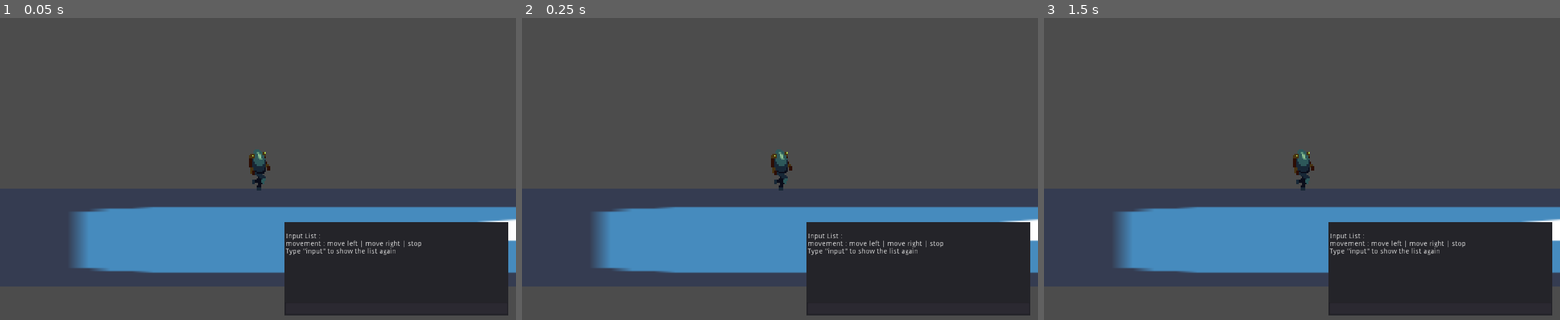
Above: before the commit, frames 1-3 (left to right).
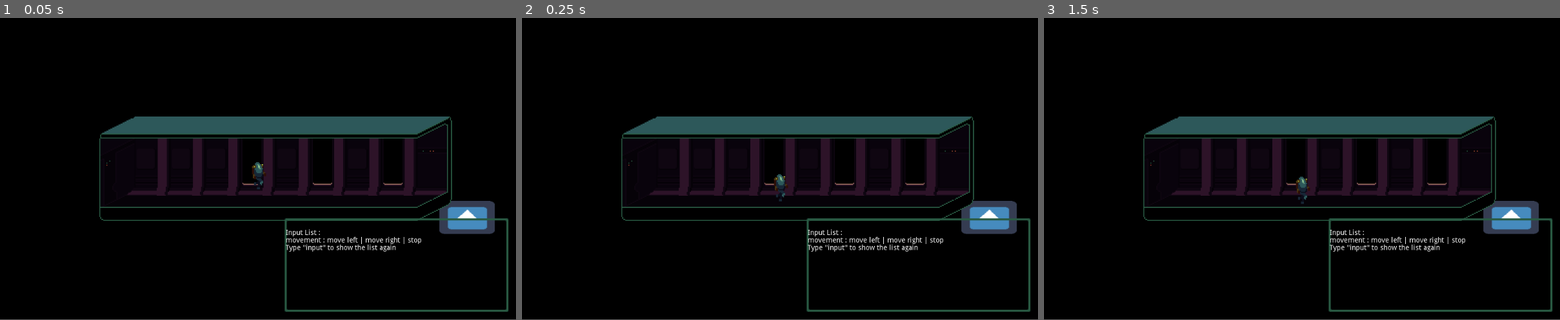
Above: after the commit, the same moments.

Repository: GustavoMarciano/LD41
Game: Godot game, scene res://levels/testlevel/TestLevel.tscn
The game is run twice, just before and just after one commit, with the same random seed, the same clock (stepped at 60 frames per second) and the same inputs. This scene is started directly instead of the project's main scene. The engine's default icon, where the game draws it, is replaced by a stand-in: a white triangle on a blue panel in a dark square.
Inputs:
- Up to frame 1 (0.05 s): no input
- Up to frame 2 (0.25 s): no input
- Up to frame 3 (1.5 s): tap Enter at 0.5 s; tap Space at 1.25 s
In our replay, the window is 800x469 before the commit and 800x468 after it. These sizes can differ from the game's own. Grey fills any space a smaller window leaves; there, only what the larger window draws over its background counts as a difference.

The runs differ from the first frame. In frame 1, 99% of the frame differs, in the area x 0-100%, y 0-100%; in frame 2, 99%; in frame 3, 99%.

Commit message:
Add files via upload

Diff:
--- a/characters/player/Player.gd
+++ b/characters/player/Player.gd
@@ -1,4 +1,6 @@
 extends KinematicBody2D
+
+var prev_frame = 0
 
 var dir= Vector2()
 var walk = Vector2()
@@ -13,6 +15,12 @@
 	pass
 
 func _physics_process(delta):
+	if prev_frame != $icon.frame:
+		if $icon.frame == 2:
+			$r_foot.play()
+		if $icon.frame == 5:
+			$l_foot.play()
+		prev_frame = $icon.frame
 
 	walk = dir * 50
 	walk = move_and_slide(walk,up)
@@ -34,4 +42,3 @@
 		"stop":
 			dir = stop
 			$Animations.stop()
-	pass
--- a/characters/player/Player.tscn
+++ b/characters/player/Player.tscn
@@ -1,8 +1,10 @@
-[gd_scene load_steps=9 format=2]
+[gd_scene load_steps=11 format=2]
 
 [ext_resource path="res://characters/player/Player.gd" type="Script" id=1]
 [ext_resource path="res://interface/HUD.tscn" type="PackedScene" id=2]
 [ext_resource path="res://characters/player/player.png" type="Texture" id=3]
+[ext_resource path="res://characters/player/footstep_r.wav" type="AudioStream" id=4]
+[ext_resource path="res://characters/player/footstep_l.wav" type="AudioStream" id=5]
 
 [sub_resource type="CapsuleShape2D" id=1]
 
@@ -53,9 +55,8 @@
 "values": [ true ]
 }
 
-[sub_resource type="Animation" id=4]
-
-resource_name = "Walk Right"
+[sub_resource type="Animation" id=5]
+
 length = 0.7
 loop = true
 step = 0.1
@@ -69,7 +70,7 @@
 "times": PoolRealArray( 0, 0.1, 0.2, 0.3, 0.4, 0.5, 0.6 ),
 "transitions": PoolRealArray( 1, 1, 1, 1, 1, 1, 1 ),
 "update": 1,
-"values": [ 6, 1, 2, 3, 4, 5, 6 ]
+"values": [ 0, 1, 2, 3, 4, 5, 6 ]
 }
 tracks/1/type = "value"
 tracks/1/path = NodePath("icon:flip_h")
@@ -105,7 +106,7 @@
 anchor_mode = 1
 rotating = false
 current = true
-zoom = Vector2( 0.33, 0.33 )
+zoom = Vector2( 0.5, 0.5 )
 limit_left = -10000000
 limit_top = -10000000
 limit_right = 10000000
@@ -179,6 +180,22 @@
 playback_process_mode = 1
 playback_default_blend_time = 0.0
 playback_speed = 1.0
-"anims/Walk Left" = SubResource( 5 )
-"anims/Walk Right" = SubResource( 4 )
+"anims/Walk Left" = SubResource( 4 )
+"anims/Walk Right" = SubResource( 5 )
 blend_times = [  ]
+
+[node name="r_foot" type="AudioStreamPlayer" parent="." index="7"]
+
+stream = ExtResource( 4 )
+volume_db = 0.0
+autoplay = false
+mix_target = 0
+bus = "Master"
+
+[node name="l_foot" type="AudioStreamPlayer" parent="." index="8"]
+
+stream = ExtResource( 5 )
+volume_db = 0.0
+autoplay = false
+mix_target = 0
+bus = "Master"
--- a/interface/HUD.tscn
+++ b/interface/HUD.tscn
@@ -1,6 +1,34 @@
-[gd_scene load_steps=2 format=2]
+[gd_scene load_steps=5 format=2]
 
-[ext_resource path="res://interface/RichTextLabel.gd" type="Script" id=1]
+[ext_resource path="res://skins/console.png" type="Texture" id=1]
+[ext_resource path="res://interface/RichTextLabel.gd" type="Script" id=2]
+
+[sub_resource type="StyleBoxTexture" id=1]
+
+content_margin_left = -1.0
+content_margin_right = -1.0
+content_margin_top = -1.0
+content_margin_bottom = -1.0
+texture = ExtResource( 1 )
+region_rect = Rect2( 0, 0, 16, 16 )
+margin_left = 6.0
+margin_right = 6.0
+margin_top = 6.0
+margin_bottom = 6.0
+expand_margin_left = 0.0
+expand_margin_right = 0.0
+expand_margin_top = 0.0
+expand_margin_bottom = 0.0
+modulate_color = Color( 1, 1, 1, 1 )
+draw_center = true
+_sections_unfolded = [ "Margin" ]
+
+[sub_resource type="StyleBoxEmpty" id=2]
+
+content_margin_left = -1.0
+content_margin_right = -1.0
+content_margin_top = -1.0
+content_margin_bottom = -1.0
 
 [node name="HUD" type="CanvasLayer"]
 
@@ -10,33 +38,52 @@
 scale = Vector2( 1, 1 )
 transform = Transform2D( 1, 0, 0, 1, 0, 0 )
 
-[node name="Panel" type="Panel" parent="." index="0"]
+[node name="Top" type="Panel" parent="." index="0"]
 
-anchor_left = 0.0
-anchor_top = 0.0
-anchor_right = 0.0
-anchor_bottom = 0.0
-margin_left = 565.0
-margin_top = 405.0
-margin_right = 1009.0
-margin_bottom = 591.0
+anchor_left = 1.0
+anchor_top = 1.0
+anchor_right = 1.0
+anchor_bottom = 1.0
+grow_horizontal = 0
+grow_vertical = 0
 rect_pivot_offset = Vector2( 0, 0 )
 rect_clip_content = false
 mouse_filter = 0
 mouse_default_cursor_shape = 0
 size_flags_horizontal = 1
 size_flags_vertical = 1
+custom_styles/panel = SubResource( 1 )
+_sections_unfolded = [ "Anchor", "Grow Direction", "Margin", "Size Flags", "Theme", "custom_styles" ]
 
-[node name="RichTextLabel" type="RichTextLabel" parent="." index="1"]
+[node name="Panel" type="Panel" parent="Top" index="0"]
 
 anchor_left = 0.0
 anchor_top = 0.0
 anchor_right = 0.0
 anchor_bottom = 0.0
-margin_left = 567.0
-margin_top = 412.0
-margin_right = 1009.0
-margin_bottom = 564.0
+margin_left = -459.0
+margin_top = -201.0
+margin_right = -15.0
+margin_bottom = -15.0
+rect_pivot_offset = Vector2( 0, 0 )
+rect_clip_content = false
+mouse_filter = 0
+mouse_default_cursor_shape = 0
+size_flags_horizontal = 1
+size_flags_vertical = 1
+custom_styles/panel = SubResource( 1 )
+_sections_unfolded = [ "Size Flags", "Theme", "custom_styles" ]
+
+[node name="RichTextLabel" type="RichTextLabel" parent="Top/Panel" index="0"]
+
+anchor_left = 0.0
+anchor_top = 0.0
+anchor_right = 0.0
+anchor_bottom = 0.0
+margin_left = 2.0
+margin_top = 7.0
+margin_right = 444.0
+margin_bottom = 159.0
 rect_pivot_offset = Vector2( 0, 0 )
 rect_clip_content = true
 focus_mode = 2
@@ -59,22 +106,22 @@
 scroll_following = true
 selection_enabled = true
 override_selected_font_color = true
-script = ExtResource( 1 )
+script = ExtResource( 2 )
 _sections_unfolded = [ "Anchor", "Grow Direction", "Margin", "Size Flags" ]
 __meta__ = {
 "_edit_group_": true
 }
 
-[node name="LineEdit" type="LineEdit" parent="." index="2"]
+[node name="LineEdit" type="LineEdit" parent="Top/Panel" index="1"]
 
 anchor_left = 0.0
 anchor_top = 0.0
 anchor_right = 0.0
 anchor_bottom = 0.0
-margin_left = 566.0
-margin_top = 565.0
-margin_right = 1008.0
-margin_bottom = 589.0
+margin_left = 1.0
+margin_top = 160.0
+margin_right = 443.0
+margin_bottom = 184.0
 rect_pivot_offset = Vector2( 0, 0 )
 rect_clip_content = false
 focus_mode = 2
@@ -82,15 +129,16 @@
 mouse_default_cursor_shape = 1
 size_flags_horizontal = 1
 size_flags_vertical = 0
+custom_styles/normal = SubResource( 2 )
 focus_mode = 2
 context_menu_enabled = true
 placeholder_alpha = 0.6
 caret_blink = true
 caret_blink_speed = 0.65
 caret_position = 0
-_sections_unfolded = [ "Focus", "Hint", "Margin", "Mouse", "Placeholder", "Rect", "Size Flags" ]
+_sections_unfolded = [ "Caret", "Focus", "Hint", "Margin", "Mouse", "Placeholder", "Rect", "Size Flags", "Theme", "custom_styles" ]
 __meta__ = {
 "_edit_group_": true
 }
 
-[connection signal="text_entered" from="LineEdit" to="RichTextLabel" method="_on_LineEdit_text_entered"]
+[connection signal="text_entered" from="Top/Panel/LineEdit" to="Top/Panel/RichTextLabel" method="_on_LineEdit_text_entered"]
--- a/interface/RichTextLabel.gd
+++ b/interface/RichTextLabel.gd
@@ -15,15 +15,15 @@
 				add_text("Type input to show the list again ")
 				newline()
 			"move left":
-				$"../..".move("left")
+				$"../../../..".move("left")
 			"move right":
-				$"../..".move("right")
+				$"../../../..".move("right")
 			"stop":
-				$"../..".move("stop")
+				$"../../../..".move("stop")
 			"clear":
 				clear()
 			"yes":
-					emit_signal("action")
+				emit_signal("action")
 	pass
 
 func _on_LineEdit_text_entered(new_text):
@@ -31,4 +31,4 @@
 	add_text(new_text)
 	$"../LineEdit".clear()
 	text_analyzer(new_text)
-	pass # replace with function body
+	pass # replace with function bod
--- /dev/null
+++ b/levels/CorridorEnd.tscn
@@ -0,0 +1,8 @@
+[gd_scene load_steps=2 format=2]
+
+[ext_resource path="res://levels/corridor-end.png" type="Texture" id=1]
+
+[node name="CorridorEnd" type="Sprite"]
+
+texture = ExtResource( 1 )
+_sections_unfolded = [ "Transform" ]
--- /dev/null
+++ b/levels/CorridorMid1.tscn
@@ -0,0 +1,7 @@
+[gd_scene load_steps=2 format=2]
+
+[ext_resource path="res://levels/corridor-mid1.png" type="Texture" id=1]
+
+[node name="CorridorMid1" type="Sprite" index="0"]
+
+texture = ExtResource( 1 )
--- /dev/null
+++ b/levels/CorridorMid2.tscn
@@ -0,0 +1,7 @@
+[gd_scene load_steps=2 format=2]
+
+[ext_resource path="res://levels/corridor-mid2.png" type="Texture" id=1]
+
+[node name="CorridorMid2" type="Sprite" index="0"]
+
+texture = ExtResource( 1 )
--- /dev/null
+++ b/levels/CorridorMid3.tscn
@@ -0,0 +1,8 @@
+[gd_scene load_steps=2 format=2]
+
+[ext_resource path="res://levels/corridor-mid3.png" type="Texture" id=1]
+
+[node name="CorridorMid3" type="Sprite"]
+
+texture = ExtResource( 1 )
+_sections_unfolded = [ "Transform" ]
--- /dev/null
+++ b/levels/CorridorMid4.tscn
@@ -0,0 +1,7 @@
+[gd_scene load_steps=2 format=2]
+
+[ext_resource path="res://levels/corridor-mid4.png" type="Texture" id=1]
+
+[node name="CorridorMid4" type="Sprite" index="0"]
+
+texture = ExtResource( 1 )
--- /dev/null
+++ b/levels/CorridorStart.tscn
@@ -0,0 +1,7 @@
+[gd_scene load_steps=2 format=2]
+
+[ext_resource path="res://levels/corridor-start.png" type="Texture" id=1]
+
+[node name="CorridorStart" type="Sprite" index="0"]
+
+texture = ExtResource( 1 )
--- a/levels/testlevel/TestLevel.tscn
+++ b/levels/testlevel/TestLevel.tscn
@@ -1,15 +1,13 @@
-[gd_scene load_steps=6 format=2]
+[gd_scene load_steps=10 format=2]
 
-[ext_resource path="res://icon.png" type="Texture" id=1]
-[ext_resource path="res://models/Elevator.tscn" type="PackedScene" id=2]
-[ext_resource path="res://characters/player/Player.tscn" type="PackedScene" id=3]
+[ext_resource path="res://models/Elevator.tscn" type="PackedScene" id=1]
+[ext_resource path="res://levels/CorridorStart.tscn" type="PackedScene" id=2]
+[ext_resource path="res://levels/CorridorMid2.tscn" type="PackedScene" id=3]
+[ext_resource path="res://levels/CorridorMid3.tscn" type="PackedScene" id=4]
+[ext_resource path="res://levels/CorridorEnd.tscn" type="PackedScene" id=5]
+[ext_resource path="res://characters/player/Player.tscn" type="PackedScene" id=6]
 
-[sub_resource type="RectangleShape2D" id=1]
-
-custom_solver_bias = 0.0
-extents = Vector2( 30.5854, 31.0897 )
-
-[sub_resource type="Animation" id=2]
+[sub_resource type="Animation" id=3]
 
 resource_name = "move"
 length = 4.0
@@ -25,7 +23,7 @@
 "times": PoolRealArray( 0, 4 ),
 "transitions": PoolRealArray( 1, 1 ),
 "update": 0,
-"values": [ Vector2( 887.524, 305.867 ), Vector2( 887.524, 143.264 ) ]
+"values": [ Vector2( 802.387, 360.576 ), Vector2( 800, 240 ) ]
 }
 tracks/1/type = "value"
 tracks/1/path = NodePath(".:rotation_degrees")
@@ -40,62 +38,21 @@
 "values": [ 0.0, 0.0 ]
 }
 
+[sub_resource type="RectangleShape2D" id=1]
+
+custom_solver_bias = 0.0
+extents = Vector2( 167.621, 10 )
+
+[sub_resource type="RectangleShape2D" id=2]
+
+custom_solver_bias = 0.0
+extents = Vector2( 10, 14.5775 )
+
 [node name="TestLevel" type="Node" index="0"]
 
-[node name="Sprite" type="Sprite" parent="." index="0"]
+[node name="Elevator" parent="." index="0" instance=ExtResource( 1 )]
 
-editor/display_folded = true
-position = Vector2( 746.271, 320.012 )
-scale = Vector2( 14.1074, 1 )
-texture = ExtResource( 1 )
-__meta__ = {
-"_edit_group_": true
-}
-
-[node name="StaticBody2D" type="StaticBody2D" parent="Sprite" index="0"]
-
-position = Vector2( 0.276138, 0 )
-scale = Vector2( 1.04621, 1 )
-input_pickable = false
-collision_layer = 1
-collision_mask = 1
-constant_linear_velocity = Vector2( 0, 0 )
-constant_angular_velocity = 0.0
-friction = 1.0
-bounce = 0.0
-
-[node name="CollisionShape2D" type="CollisionShape2D" parent="Sprite/StaticBody2D" index="0"]
-
-shape = SubResource( 1 )
-
-[node name="Sprite3" type="Sprite" parent="." index="1"]
-
-editor/display_folded = true
-position = Vector2( 236, 243.226 )
-scale = Vector2( 2.5, 3.41332 )
-texture = ExtResource( 1 )
-_sections_unfolded = [ "Animation" ]
-__meta__ = {
-"_edit_group_": true
-}
-
-[node name="StaticBody2D" type="StaticBody2D" parent="Sprite3" index="0"]
-
-position = Vector2( 0.276138, 0 )
-scale = Vector2( 1.04621, 1 )
-input_pickable = false
-collision_layer = 1
-collision_mask = 1
-constant_linear_velocity = Vector2( 0, 0 )
-constant_angular_velocity = 0.0
-friction = 1.0
-bounce = 0.0
-
-[node name="CollisionShape2D" type="CollisionShape2D" parent="Sprite3/StaticBody2D" index="0"]
-
-shape = SubResource( 1 )
-
-[node name="Elevator" parent="." index="2" instance=ExtResource( 2 )]
+position = Vector2( 802.387, 360.576 )
 
 [node name="AnimationPlayer" type="AnimationPlayer" parent="Elevator" index="2"]
 
@@ -104,11 +61,90 @@
 playback_process_mode = 1
 playback_default_blend_time = 0.0
 playback_speed = 1.0
-anims/move = SubResource( 2 )
+anims/move = SubResource( 3 )
 blend_times = [  ]
 
-[node name="Player" parent="." index="3" instance=ExtResource( 3 )]
+[node name="Floor" type="StaticBody2D" parent="." index="1"]
 
-position = Vector2( 553.676, 275.058 )
+input_pickable = false
+collision_layer = 1
+collision_mask = 1
+constant_linear_velocity = Vector2( 0, 0 )
+constant_angular_velocity = 0.0
+friction = 1.0
+bounce = 0.0
+_sections_unfolded = [ "Transform" ]
+
+[node name="CollisionShape2D" type="CollisionShape2D" parent="Floor" index="0"]
+
+position = Vector2( 607.813, 356.942 )
+shape = SubResource( 1 )
+_sections_unfolded = [ "Transform" ]
+
+[node name="Wall" type="StaticBody2D" parent="." index="2"]
+
+editor/display_folded = true
+input_pickable = false
+collision_layer = 1
+collision_mask = 1
+constant_linear_velocity = Vector2( 0, 0 )
+constant_angular_velocity = 0.0
+friction = 1.0
+bounce = 0.0
+_sections_unfolded = [ "Collision", "Transform" ]
+
+[node name="CollisionShape2D" type="CollisionShape2D" parent="Wall" index="0"]
+
+position = Vector2( 444.527, 324.976 )
+scale = Vector2( 1, 2.8408 )
+shape = SubResource( 2 )
+_sections_unfolded = [ "Transform" ]
+__meta__ = {
+"_edit_lock_": true
+}
+
+[node name="CorridorStart" parent="." index="3" instance=ExtResource( 2 )]
+
+position = Vector2( 455, 312 )
+
+[node name="CorridorMid2" parent="." index="4" instance=ExtResource( 3 )]
+
+position = Vector2( 490, 312 )
+
+[node name="CorridorMid3" parent="." index="5" instance=ExtResource( 3 )]
+
+position = Vector2( 525, 312 )
+
+[node name="CorridorMid4" parent="." index="6" instance=ExtResource( 3 )]
+
+position = Vector2( 560, 312 )
+
+[node name="CorridorMid5" parent="." index="7" instance=ExtResource( 3 )]
+
+position = Vector2( 630, 312 )
+
+[node name="CorridorMid8" parent="." index="8" instance=ExtResource( 3 )]
+
+position = Vector2( 700, 312 )
+
+[node name="CorridorMid6" parent="." index="9" instance=ExtResource( 4 )]
+
+position = Vector2( 595, 312 )
+
+[node name="CorridorMid7" parent="." index="10" instance=ExtResource( 4 )]
+
+position = Vector2( 665, 312 )
+
+[node name="CorridorMid9" parent="." index="11" instance=ExtResource( 4 )]
+
+position = Vector2( 735, 312 )
+
+[node name="CorridorEnd" parent="." index="12" instance=ExtResource( 5 )]
+
+position = Vector2( 770, 312 )
+
+[node name="Player" parent="." index="13" instance=ExtResource( 6 )]
+
+position = Vector2( 595, 312 )
 
 [connection signal="animation_finished" from="Elevator/AnimationPlayer" to="Elevator" method="_on_AnimationPlayer_animation_finished"]
--- a/models/Elevator.gd
+++ b/models/Elevator.gd
@@ -1,6 +1,6 @@
 extends Sprite
 
-onready var hud = $"../Player/HUD/RichTextLabel"
+onready var hud = $"../Player/HUD/Top/Panel/RichTextLabel"
 
 func test():
 	hud.is_interacting = true
--- a/models/Elevator.tscn
+++ b/models/Elevator.tscn
@@ -11,11 +11,11 @@
 [sub_resource type="RectangleShape2D" id=2]
 
 custom_solver_bias = 0.0
-extents = Vector2( 3.00452, 313.618 )
+extents = Vector2( 2.2395, 313.618 )
 
-[node name="Elevator" type="Sprite"]
+[node name="Sprite6" type="Sprite"]
 
-position = Vector2( 888.205, 305.867 )
+position = Vector2( 887.524, 305.867 )
 scale = Vector2( 0.86322, 0.516514 )
 texture = ExtResource( 1 )
 script = ExtResource( 2 )
--- a/project.godot
+++ b/project.godot
@@ -14,10 +14,7 @@
 run/main_scene="res://Master.tscn"
 config/icon="res://icon.png"
 
-[display]
-
-window/stretch/mode="2d"
-
 [rendering]
 
+environment/default_clear_color=Color( 0, 0, 0, 1 )
 environment/default_environment="res://default_env.tres"
Not shown: 1 places in characters/player/Player.tscn that only renumber resources
Not shown, added: characters/player/footstep_l.wav.import
Not shown, added: characters/player/footstep_r.wav.import
Binary file added: levels/corridor-end.png
Not shown, added: levels/corridor-end.png.import
Binary file added: levels/corridor-mid1.png
Not shown, added: levels/corridor-mid1.png.import
Binary file added: levels/corridor-mid2.png
Not shown, added: levels/corridor-mid2.png.import
Binary file added: levels/corridor-mid3.png
Not shown, added: levels/corridor-mid3.png.import
Binary file added: levels/corridor-mid4.png
(and 7 more such lines)
